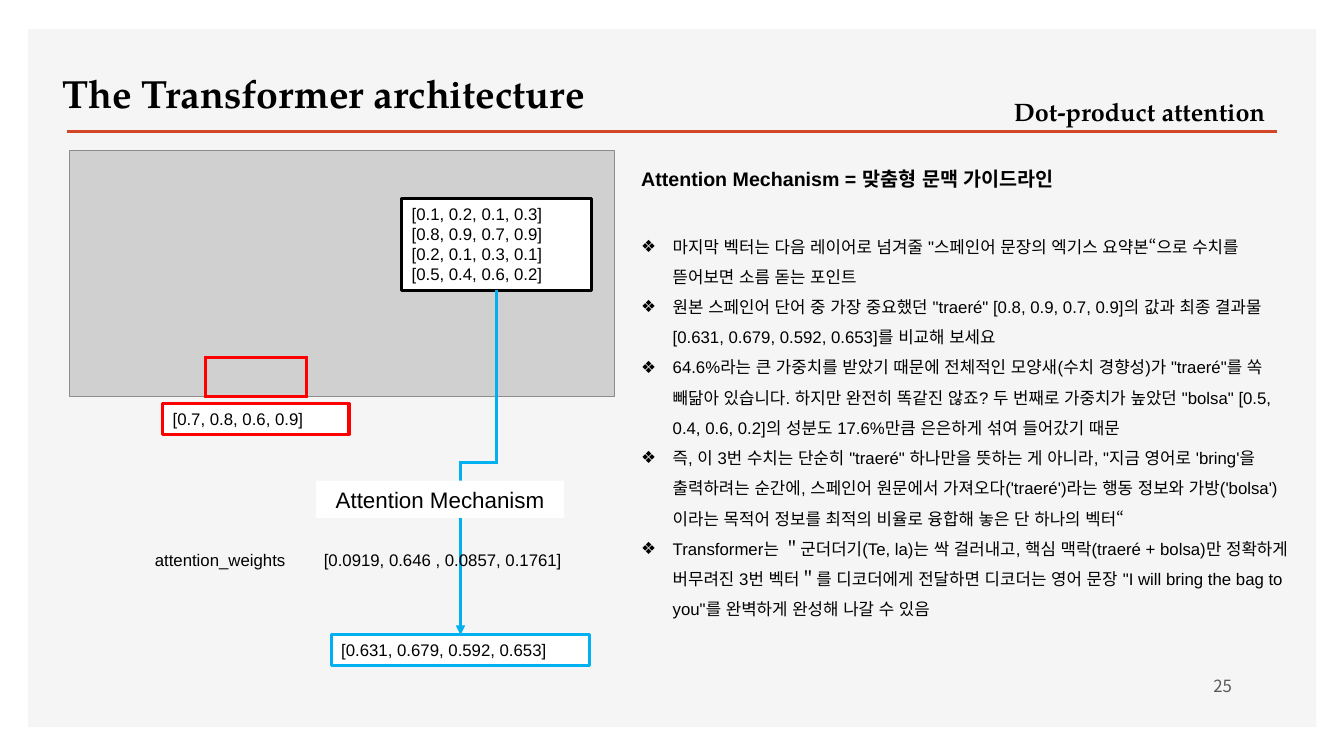
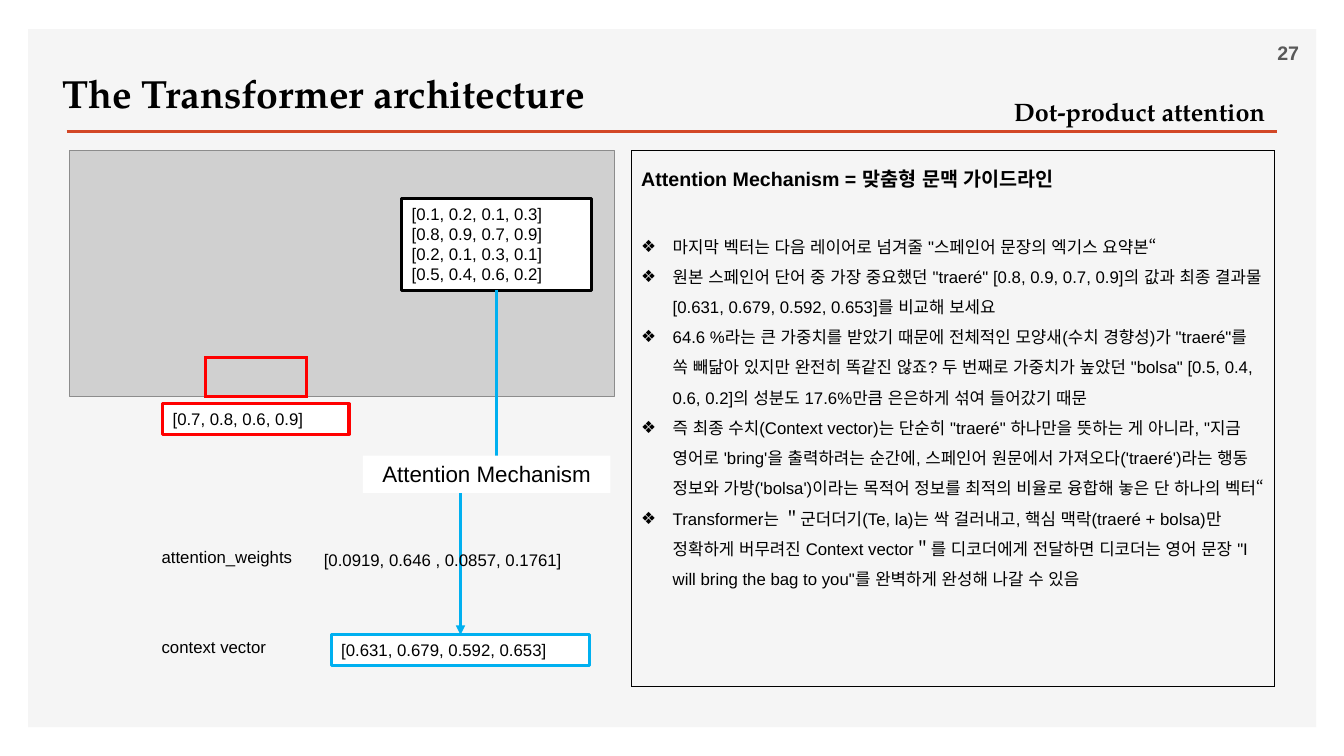
Before and after one commit to ancestor9/2026_Fall_Deep-Learning-with-Python, a slide deck: slide 27 of Chapter 15 Language models and the Transformer.pptx (slide 25 before the commit). Drawn at 1344x756 pixels with LibreOffice and Linux fonts; fonts in the diff are those of the drawing; grey boxes stand for pictures; background and template pictures are left out. Boxes give left, top, right and bottom in pixels: in the first picture for what was removed or moved away, otherwise in the second. Text is boxed around its words. In the diff, an @@ line names an element or a change of style, - is before the commit and + after.

```diff
--- a/Chapter 15 Language models and the Transformer.pptx
+++ b/Chapter 15 Language models and the Transformer.pptx
@@ page number added at (1277,46,1299,60), 14 pt, text #595959, bold @@
+27
@@ rectangle "Attention Mechanism = 맞춤형 문맥 ...": place and size @@
-rectangle "Attention Mechanism = 맞춤형 문맥 ..." at (641,169,1288,619)
+rectangle "Attention Mechanism = 맞춤형 문맥 ..." at (631,150,1274,687)
@@ rectangle "Attention Mechanism = 맞춤형 문맥 ..." at (631,150,1274,687): outline none to #000000 0.75 pt @@
@@ text in rectangle at (673,238,1156,255): text changed @@
-❖ 마지막 벡터는 다음 레이어로 넘겨줄 "스페인어 문장의 엑기스 요약본“으로 수치를 뜯어보면 소름 돋는 포인트
+❖ 마지막 벡터는 다음 레이어로 넘겨줄 "스페인어 문장의 엑기스 요약본“
@@ text in rectangle at (673,329,1264,589): text changed @@
-❖ 64.6%라는 큰 가중치를 받았기 때문에 전체적인 모양새(수치 경향성)가 "traeré"를 쏙 빼닮아 있습니다. 하지만 완전히 똑같진 않죠? 두 번째로 가중치가 높았던 "bolsa" [0.5, 0.4, 0.6, 0.2]의 성분도 17.6%만큼 은은하게 섞여 들어갔기 때문
-❖ 즉, 이 3번 수치는 단순히 "traeré" 하나만을 뜻하는 게 아니라, "지금 영어로 'bring'을 출력하려는 순간에, 스페인어 원문에서 가져오다('traeré')라는 행동 정보와 가방('bolsa')이라는 목적어 정보를 최적의 비율로 융합해 놓은 단 하나의 벡터“
-❖ Transformer는 ＂군더더기(Te, la)는 싹 걸러내고, 핵심 맥락(traeré + bolsa)만 정확하게 버무려진 3번 벡터＂를 디코더에게 전달하면 디코더는 영어 문장 "I will bring the bag to you"를 완벽하게 완성해 나갈 수 있음
+❖ 64.6 %라는 큰 가중치를 받았기 때문에 전체적인 모양새(수치 경향성)가 "traeré"를 쏙 빼닮아 있지만 완전히 똑같진 않죠? 두 번째로 가중치가 높았던 "bolsa" [0.5, 0.4, 0.6, 0.2]의 성분도 17.6%만큼 은은하게 섞여 들어갔기 때문
+❖ 즉 최종 수치(Context vector)는 단순히 "traeré" 하나만을 뜻하는 게 아니라, "지금 영어로 'bring'을 출력하려는 순간에, 스페인어 원문에서 가져오다('traeré')라는 행동 정보와 가방('bolsa')이라는 목적어 정보를 최적의 비율로 융합해 놓은 단 하나의 벡터“
+❖ Transformer는 ＂군더더기(Te, la)는 싹 걸러내고, 핵심 맥락(traeré + bolsa)만 정확하게 버무려진 Context vector＂를 디코더에게 전달하면 디코더는 영어 문장 "I will bring the bag to you"를 완벽하게 완성해 나갈 수 있음
@@ rectangle "Attention Mechanism": place and size @@
-rectangle "Attention Mechanism" at (317,481,565,518)
+rectangle "Attention Mechanism" at (363,456,611,493)
@@ text "attention_weights": place and size @@
-text "attention_weights" at (155,554,286,570)
+text "attention_weights" at (162,551,293,567)
@@ text added at (162,642,266,653), 12 pt, text #000000 @@
+context vector
@@ page number removed at (1213,679,1232,692) @@
-25
```
Also in this commit, not shown: 14 other slides changed, 2 slides added, 2 slides removed.
